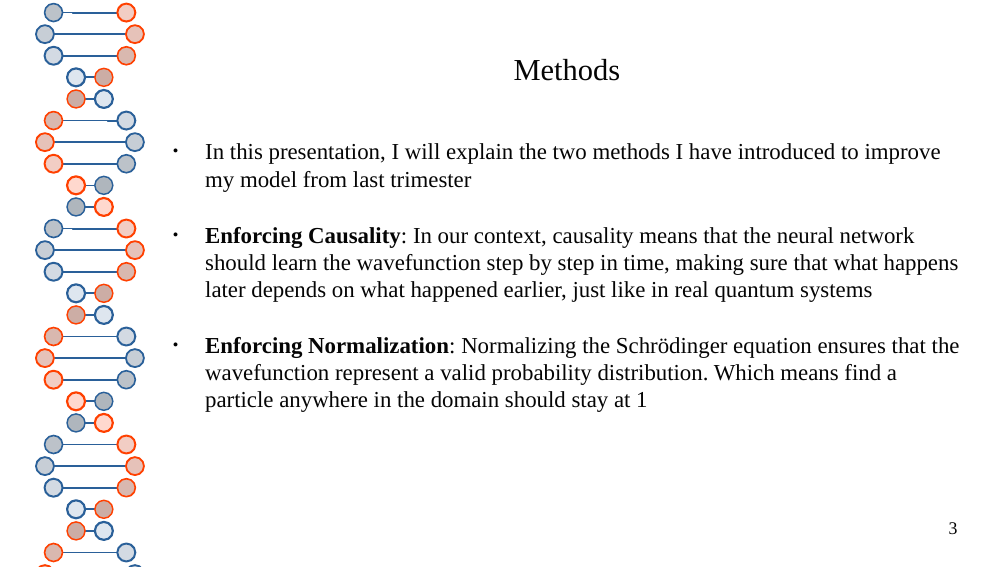
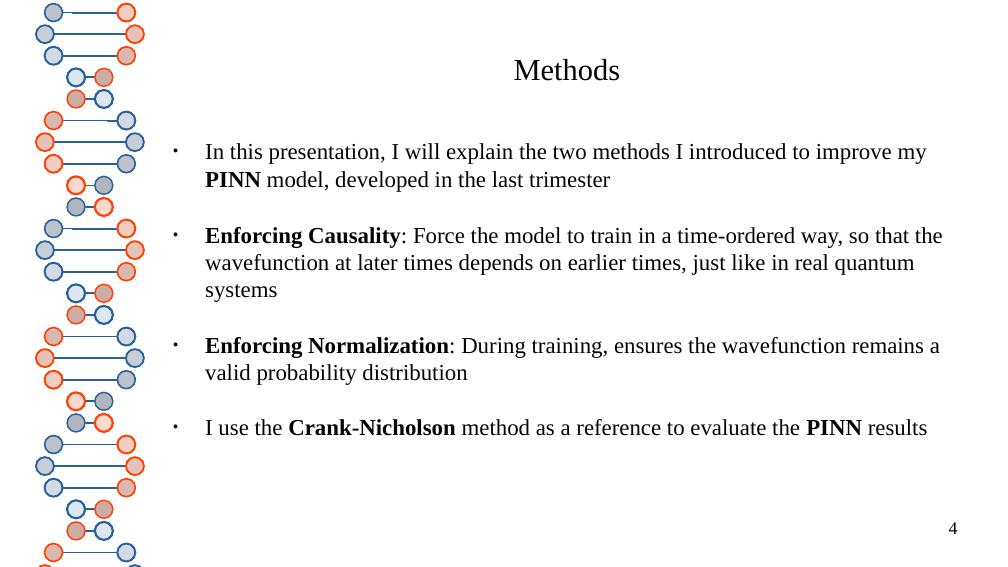
Before and after one commit to thash-jkr/Schrodinger-PINN, a slide deck: slide 4 of report/progress_presentation.odp (slide 3 before the commit). Drawn at 1008x567 pixels with LibreOffice and Linux fonts; fonts in the diff are those of the drawing. Boxes give left, top, right and bottom in pixels: in the first picture for what was removed or moved away, otherwise in the second. Text is boxed around its words. In the diff, an @@ line names an element or a change of style, - is before the commit and + after.

```diff
--- a/report/progress_presentation.odp
+++ b/report/progress_presentation.odp
@@ text at [205, 143, 943, 436]: text changed @@
-● In this presentation, I will explain the two methods I have introduced to improve my model from last trimester
-● Enforcing Causality: In our context, causality means that the neural network should learn the wavefunction step by step in time, making sure that what happens later depends on what happened earlier, just like in real quantum systems
-● Enforcing Normalization: Normalizing the Schrödinger equation ensures that the wavefunction represent a valid probability distribution. Which means find a particle anywhere in the domain should stay at 1
+● In this presentation, I will explain the two methods I introduced to improve my PINN model, developed in the last trimester
+● Enforcing Causality: Force the model to train in a time-ordered way, so that the wavefunction at later times depends on earlier times, just like in real quantum systems
+● Enforcing Normalization: During training, ensures the wavefunction remains a valid probability distribution
+● I use the Crank-Nicholson method as a reference to evaluate the PINN results
@@ page number at [949, 522, 958, 534]: text changed @@
-3
+4
```
Also in this commit, not shown: 15 other slides changed, 3 slides added, 6 slides removed, 5 other files.
